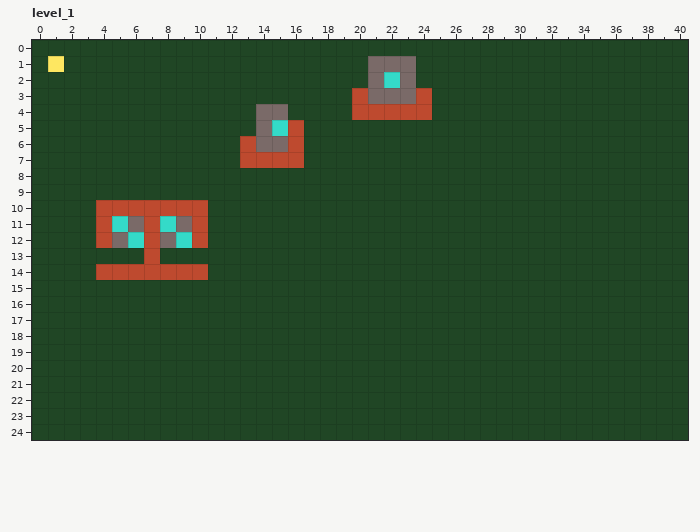
One commit to this LDtk project: data/level.ldtk. Above: the version before the commit.
Cells are 4x4 px. Shown: level_1 x 0..40, y 0..24.
New version:
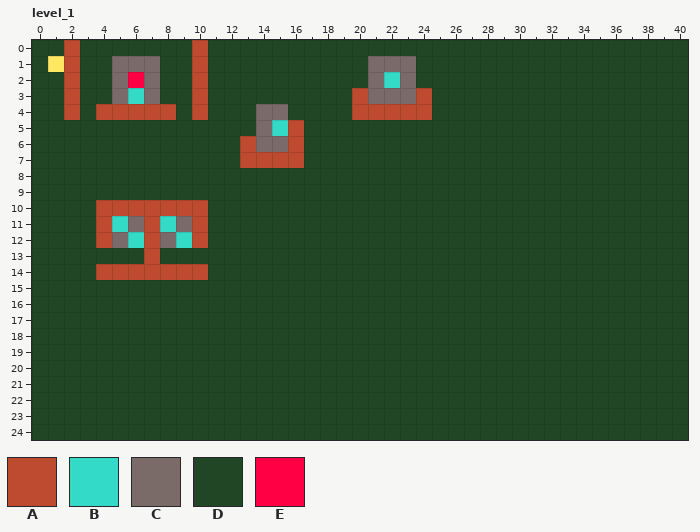
Key: from "tiles": A 2 "bedrock", B 3 "diamond", C 4 "rock", D 5 "grass", E 7 "firefly".
_ is an empty cell.
Tiles replaced or removed in this view: D.
Diff:
Changed rows in their new state; . is an unchanged cell.
Layer "tiles":
first column x 2:
 0 A.......A
 1 A..CCC..A
 2 A..CEC..A
 3 A..CBC..A
 4 A.AAAAA.A
Changed places in both pictures, as pixel boxes (x1, y1, x2, y2):
changed: (64, 40, 80, 120)
changed: (192, 40, 208, 120)
changed: (96, 56, 176, 120)
